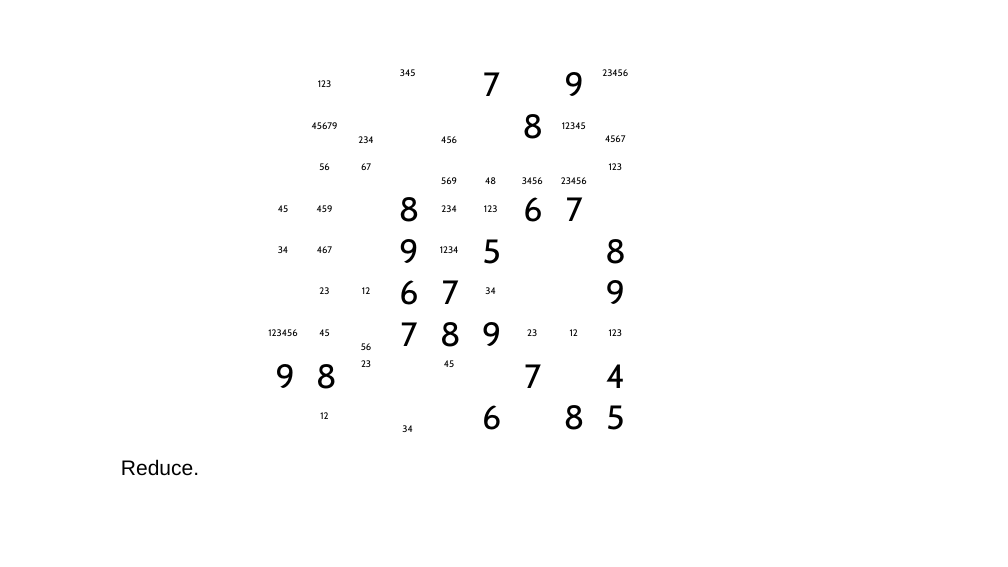
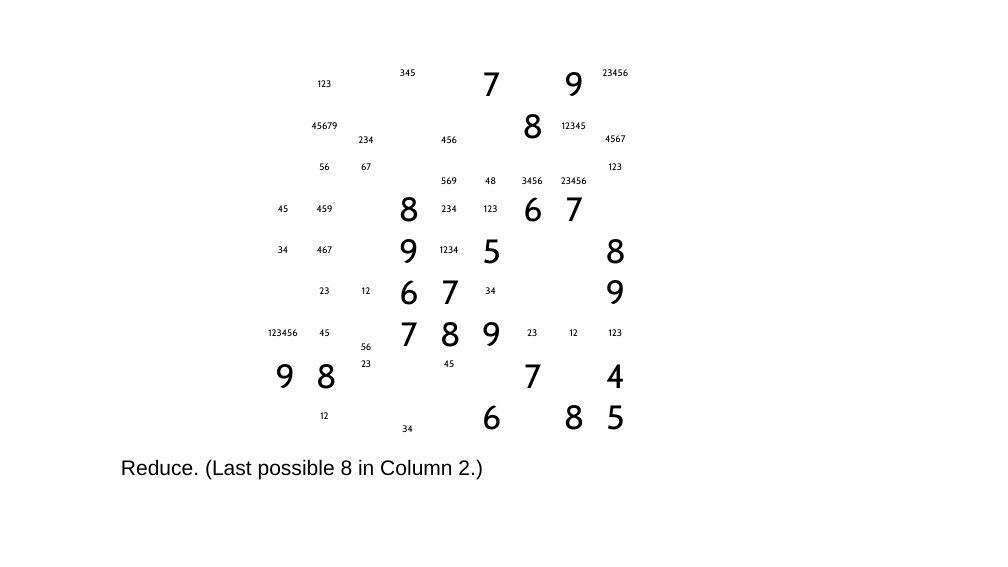
Before and after one commit to jhardis/WSJ_Number_Puzzles, a slide deck: slide 56 of 20260307_2.pptx (slide 57 before the commit). Drawn at 1008x567 pixels with LibreOffice and Linux fonts; fonts in the diff are those of the drawing; background and template pictures are left out. Boxes give left, top, right and bottom in pixels: in the first picture for what was removed or moved away, otherwise in the second. Text is boxed around its words. In the diff, an @@ line names an element or a change of style, - is before the commit and + after.

```diff
--- a/20260307_2.pptx
+++ b/20260307_2.pptx
@@ text at bbox=[121, 459, 483, 480]: text changed @@
-Reduce.
+Reduce. (Last possible 8 in Column 2.)
```
Also in this commit, not shown: 2 other slides changed, 1 slide removed, 1 other file.
